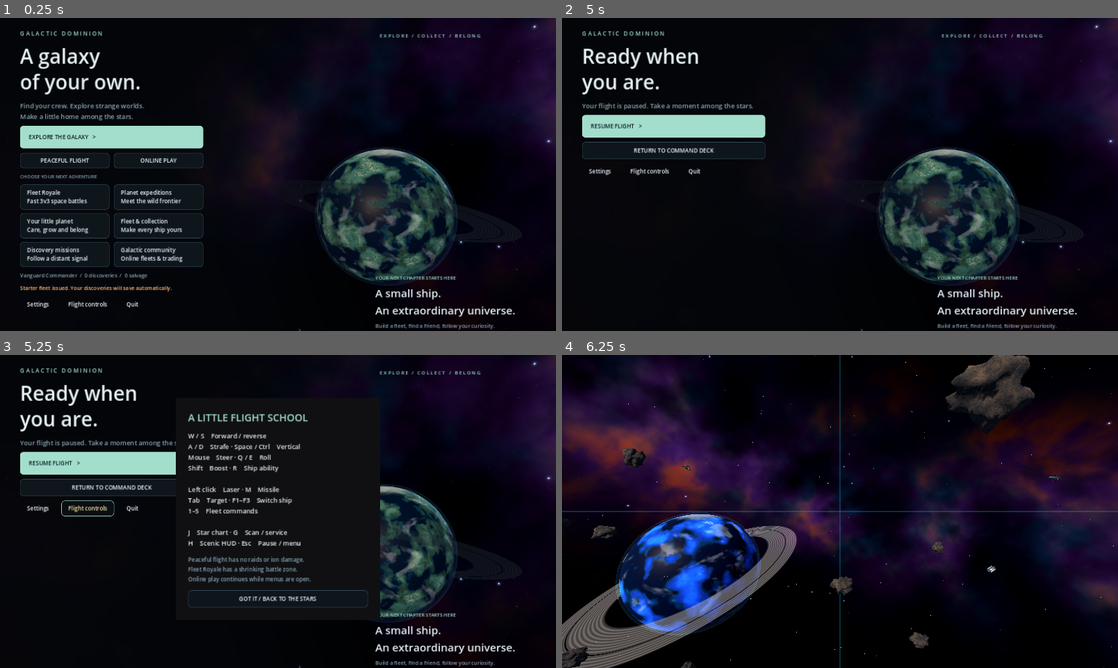
Above: before the commit, frames 1-4 (two rows, left to right).
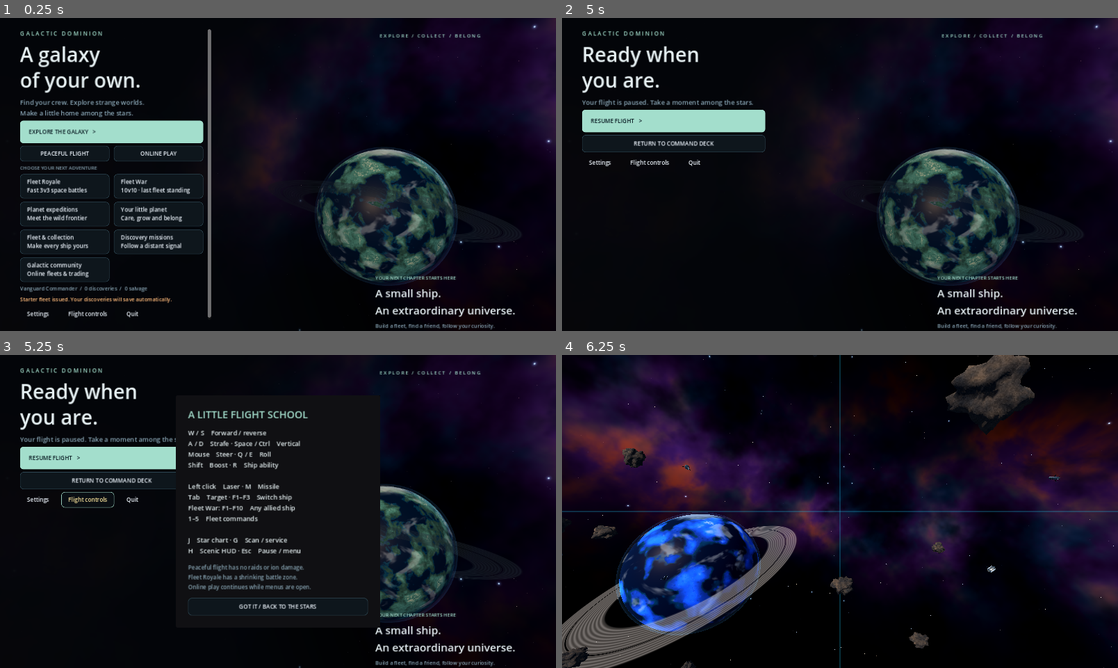
Above: after the commit, the same moments.

Repository: trentsmith/Galactic-Dominion
Game: Godot game, scene res://scenes/main.tscn
The game is run twice, just before and just after one commit, with the same random seed, the same clock (stepped at 60 frames per second) and the same inputs.
Inputs (mouse positions are in pixels of both pictures, inside the frame that each line leads up to):
- Up to frame 1 (0.25 s): no input
- Up to frame 2 (5 s): click "Fleet Royale Fast 3v3 space b…" at 0.5 s; tap Enter at 1.25, 2.75, 4.25 s; move the mouse to (962, 158) at 1.27 s; press the mouse at (962, 158) at 1.28 s; hold E (roll_right) 1.28-2 s; tap R (ability) at 1.35, 4.55 s; release the mouse at (962, 158) at 2 s; tap Space (up) at 2, 3.5 s; drag from (728, 190) to (812, 237) at 2.02 s; move the mouse to (895, 105) at 2.77 s; hold E (roll_right) 2.78-3.5 s; hold M (missile) 2.78-3.5 s; click (895, 105) at 2.92 s; tap G (scan) at 3.05 s; drag from (812, 237) to (673, 127) at 3.52 s; move the mouse to (1006, 221) at 4.27 s; hold Q (roll_left) from 4.28 s (still down); tap Tab (target) at 4.35 s; click (1006, 221) at 4.42 s; tap Escape (pause) at 4.9 s
- Up to frame 3 (5.25 s): release Q (roll_left) at 5 s; click "Flight controls" at 5 s
- Up to frame 4 (6.25 s): click "RESUME FLIGHT >" at 5.75 s

The runs differ from the first frame. In frame 1, 8.5% of the frame differs, in the area x 3-38%, y 3-96%; in frame 2, 3.5%; in frame 3, 7.8%; in frame 4, nothing differs.
Error in both runs: Invalid access to property or key 'starter' on a base object of type 'Resource'. (res://scripts/progression/player_profile.gd:36)

Commit message:
Add 10v10 solo Fleet War elimination mode alongside 3v3

Diff:
--- a/project.godot
+++ b/project.godot
@@ -1,7 +1,7 @@
 config_version=5
 [application]
 config/name="Galactic Dominion"
-config/version="0.25.0"
+config/version="0.26.0"
 run/flush_stdout_on_print=true
 run/main_scene="res://scenes/main.tscn"
 config/features=PackedStringArray("4.3", "GL Compatibility")
@@ -78,6 +78,34 @@
 "deadzone": 0.2,
 "events": [Object(InputEventKey,"physical_keycode":4194334)]
 }
+ship_4={
+"deadzone": 0.2,
+"events": [Object(InputEventKey,"physical_keycode":4194335)]
+}
+ship_5={
+"deadzone": 0.2,
+"events": [Object(InputEventKey,"physical_keycode":4194336)]
+}
+ship_6={
+"deadzone": 0.2,
+"events": [Object(InputEventKey,"physical_keycode":4194337)]
+}
+ship_7={
+"deadzone": 0.2,
+"events": [Object(InputEventKey,"physical_keycode":4194338)]
+}
+ship_8={
+"deadzone": 0.2,
+"events": [Object(InputEventKey,"physical_keycode":4194339)]
+}
+ship_9={
+"deadzone": 0.2,
+"events": [Object(InputEventKey,"physical_keycode":4194340)]
+}
+ship_10={
+"deadzone": 0.2,
+"events": [Object(InputEventKey,"physical_keycode":4194341)]
+}
 command_1={
 "deadzone": 0.2,
 "events": [Object(InputEventKey,"physical_keycode":49)]
--- a/scripts/ai/ship_brain.gd
+++ b/scripts/ai/ship_brain.gd
@@ -74,8 +74,12 @@
   ship.movement.thrust = Vector3.ZERO
 
 func _formation() -> Vector3:
- var side := -1.0 if ship.fleet_slot == 1 else 1.0
- return leader.global_position + leader.global_basis * Vector3(side * 24, 8, 28)
+ var index := ship.fleet_slot
+ # Exclude the leader so every wingmate receives a separate formation slot.
+ if index > leader.fleet_slot:index -= 1
+ var side := -1.0 if index % 2 == 0 else 1.0
+ var row := index / 2 + 1
+ return leader.global_position + leader.global_basis * Vector3(side * (24 + row * 10), 8 + (index % 3) * 12, row * 32)
 
 func _find_target() -> void:
  if command == "attack" and is_instance_valid(commanded_target) and commanded_target.alive:
--- a/scripts/fleet/fleet_manager.gd
+++ b/scripts/fleet/fleet_manager.gd
@@ -10,7 +10,7 @@
 func _unhandled_input(event: InputEvent) -> void:
  if Input.mouse_mode != Input.MOUSE_MODE_CAPTURED:
   return
- for slot in range(3):
+ for slot in range(mini(ships.size(), 10)):
   if event.is_action_pressed("ship_%d" % (slot + 1)):
    switch_to(slot)
  var commands := ["follow", "attack", "defend", "regroup", "retreat"]
--- a/scripts/main.gd
+++ b/scripts/main.gd
@@ -50,6 +50,8 @@
  show_menu()
  if "--free-roam" in arguments:
   start_free_roam()
+ elif "--fleet-war" in arguments:
+  start_fleet_war()
  elif "--battle" in arguments:
   start_battle()
  elif "--sanctuary" in arguments:
@@ -74,7 +76,10 @@
    show_menu(true)
   get_viewport().set_input_as_handled()
 
-func start_battle() -> void:
+func start_fleet_war() -> void:
+ start_battle(10)
+
+func start_battle(size_per_team: int = 3) -> void:
  _clear_surface()
  network.disconnect_session()
  get_tree().paused = false
@@ -84,6 +89,7 @@
   battle.get_parent().remove_child(battle)
   battle.queue_free()
  battle = BattleMatch.new()
+ battle.team_size = size_per_team
  battle.profile = profile
  add_child(battle)
  battle.pilot.sensitivity = sensitivity
--- a/scripts/match/battle_match.gd
+++ b/scripts/match/battle_match.gd
@@ -3,6 +3,8 @@
 signal ended(winner, reason)
 
 const CLASSES = [preload("res://resources/ships/interceptor.tres"), preload("res://resources/ships/skirmisher.tres"), preload("res://resources/ships/guardian.tres")]
+var team_size := 3
+var elimination_only := false
 var ships: Array[CombatShip] = []
 var fleet: FleetManager
 var pilot: PlayerPilot
@@ -26,9 +28,16 @@
 
 func _ready() -> void:
  battle_id = "%d-%d" % [Time.get_ticks_usec(), get_instance_id()]
+ # Network protocol remains six slots; Fleet War is an offline mode.
+ team_size = 10 if team_size == 10 and network_role == "offline" else 3
+ elimination_only = team_size == 10
  var arena := SpaceArena.new()
+ arena.battle_scale = 1.7 if team_size == 10 else 1.0
  add_child(arena)
  zone = BattleZone.new()
+ if team_size == 10:
+  zone.start_radius = 1050.0
+  zone.final_radius = 150.0
  add_child(zone)
  camera = Camera3D.new()
  camera.far = 4000.0
@@ -41,14 +50,14 @@
  fleet.pilot = pilot
  add_child(fleet)
  for team_index in range(2):
-  for slot in range(3):
+  for slot in range(team_size):
    var ship := CombatShip.new()
-   ship.stats = profile.configured_stats(slot) if team_index == 0 and profile != null else CLASSES[slot]
-   if team_index == 0 and profile != null:
+   ship.stats = profile.configured_stats(slot) if team_index == 0 and profile != null and slot < 3 else reinforcement_stats(slot)
+   if team_index == 0 and profile != null and slot < 3:
     var crew := CollectionCatalog.find(str(profile.loadouts[slot].crew))
     ship.crew_name = crew.display_name if crew != null else "Unassigned"
-   if preconfigured_stats.size() == 6:
-    ship.stats = preconfigured_stats[team_index * 3 + slot]
+   if preconfigured_stats.size() == team_size * 2:
+    ship.stats = preconfigured_stats[team_index * team_size + slot]
    if team_index == 1 and network_role == "offline":
     ship.stats = ship.stats.duplicate(true)
     ship.stats.hull*=.85;ship.stats.shield*=.85
@@ -59,6 +68,8 @@
    ship.fleet_slot = slot
    ship.callsign = ("Vanguard" if team_index == 0 else "Ravager") + " %d" % (slot + 1)
    ship.position = Vector3((slot - 1) * 40.0, slot * 12.0, 230.0 if team_index == 0 else -230.0)
+   if team_size == 10:
+    ship.position = Vector3((slot % 5 - 2) * 65.0, (slot / 5) * 65.0 - 32.5, (410.0 + (slot / 5) * 75.0) * (1 if team_index == 0 else -1))
    if team_index == 1:
     ship.rotation.y = PI
    add_child(ship)
@@ -77,6 +88,9 @@
  fleet.switch_to(0)
  pilot.ship.targeting.cycle()
  fleet.issue_command("attack" if network_role=="offline" else "follow")
+ if team_size == 10:
+  # Start separate dogfights instead of assigning nine escorts to one opponent.
+  for ally in fleet.ships:ally.brain.commanded_target = null
  hud = BattleHUD.new()
  hud.battle = self
  add_child(hud)
@@ -103,7 +117,7 @@
  elapsed += delta
  update_auras()
  zone.tick(delta, ships)
- if elapsed >= max_duration:
+ if elapsed >= max_duration and not elimination_only:
   var scores := [0.0, 0.0]
   for ship in ships:
    if ship.alive:
@@ -164,3 +178,9 @@
 
 func local_team() -> int:
  return pilot.ship.team if is_instance_valid(pilot.ship) else 0
+
+func reinforcement_stats(slot: int) -> ShipStats:
+ if slot < 3:
+  return CLASSES[slot]
+ var support_classes := [CLASSES[0], CLASSES[1], CLASSES[2], preload("res://resources/ships/bomber.tres"), preload("res://resources/ships/support.tres")]
+ return support_classes[(slot - 3) % support_classes.size()]
--- a/scripts/online/online_session.gd
+++ b/scripts/online/online_session.gd
@@ -89,14 +89,14 @@
 func _connected() -> void:
  loading_connection=true;_set_peer_timeout(1,true)
  peer_id = multiplayer.get_unique_id()
- authenticate.rpc_id(1, str(get_meta("ticket", "")), str(ProjectSettings.get_setting("application/config/version", "0.25.0")))
+ authenticate.rpc_id(1, str(get_meta("ticket", "")), str(ProjectSettings.get_setting("application/config/version", "0.26.0")))
 
 @rpc("any_peer", "call_remote", "reliable")
 func authenticate(ticket: String, version: String = "") -> void:
  if not server_mode:
   return
  var sender := multiplayer.get_remote_sender_id()
- if version != str(ProjectSettings.get_setting("application/config/version", "0.25.0")):
+ if version != str(ProjectSettings.get_setting("application/config/version", "0.26.0")):
   reject.rpc_id(sender, "Different game build. Download the same version as the server.")
   multiplayer.multiplayer_peer.disconnect_peer(sender)
   return
--- a/scripts/ui/command_deck.gd
+++ b/scripts/ui/command_deck.gd
@@ -38,7 +38,7 @@
  row.add_child(scroll)
  var column := VBoxContainer.new()
  column.custom_minimum_size.x = 422
- column.add_theme_constant_override("separation",10)
+ column.add_theme_constant_override("separation",6)
  scroll.add_child(column)
  _label(column,"G A L A C T I C   D O M I N I O N",13,MINT)
  var title := _label(column,"Ready when\nyou are." if paused else "A galaxy\nof your own.",46,INK)
@@ -54,6 +54,7 @@
   _label(column,"CHOOSE YOUR NEXT ADVENTURE",11,MUTED)
   var modes := GridContainer.new();modes.columns=2;modes.add_theme_constant_override("h_separation",10);modes.add_theme_constant_override("v_separation",8);column.add_child(modes)
   _mode(modes,"BattleButton","Fleet Royale","Fast 3v3 space battles",host.start_battle)
+  _mode(modes,"FleetWarButton","Fleet War","10v10 · last fleet standing",host.start_fleet_war)
   _mode(modes,"PlanetsButton","Planet expeditions","Meet the wild frontier",host.show_planets)
   _mode(modes,"SanctuaryButton","Your little planet","Care, grow and belong",host.show_sanctuary)
   _mode(modes,"HangarButton","Fleet & collection","Make every ship yours",host.show_hangar)
@@ -116,7 +117,7 @@
  parent.add_child(button);return button
 
 func _mode(parent: Node,id: String,title: String,detail: String,callback: Callable) -> void:
- var button:=_button(parent,id,title+"\n"+detail,callback,58)
+ var button:=_button(parent,id,title+"\n"+detail,callback,50)
  button.custom_minimum_size.x=204;button.alignment=HORIZONTAL_ALIGNMENT_LEFT
  button.size_flags_horizontal=Control.SIZE_EXPAND_FILL
 
@@ -137,7 +138,7 @@
  controls_popup.add_child(margin)
  var column:=VBoxContainer.new();column.add_theme_constant_override("separation",14);margin.add_child(column)
  _label(column,"A LITTLE FLIGHT SCHOOL",23,MINT)
- _label(column,"W / S    Forward / reverse\nA / D    Strafe  …(132 unchanged characters)… \nTab    Target · F1–F3    Switch ship\n1–5    Fleet commands\n\nJ    Star chart …(70 unchanged characters)…
+ _label(column,"W / S    Forward / reverse\nA / D    Strafe  …(132 unchanged characters)… \nTab    Target · F1–F3    Switch ship\nFleet War: F1–F10    Any allied ship\n1–5    Fleet commands\n\nJ    Star chart …(70 unchanged characters)…
  _label(column,"Peaceful flight has no raids or ion damage.\nFleet Royale has a shrinking battle zone.\nOnline play continues while menus are open.",13,MUTED)
  _button(column,"CloseControlsButton","GOT IT / BACK TO THE STARS",func():controls_popup.hide(),40)
  controls_popup.popup_centered(Vector2i(470,520))
--- a/scripts/ui/hud.gd
+++ b/scripts/ui/hud.gd
@@ -54,7 +54,10 @@
  for ship in battle.ships:
   stats.text += "%s (%s)   %d    %d    %d%%
 " % [ship.callsign, ship.stats.class_name_text, ship.kills, int(ship.damage_dealt), int(100.0 * ship.hits / maxf(1, ship.shots))]
- column.add_child(stats)
+ var scroll := ScrollContainer.new()
+ scroll.custom_minimum_size = Vector2(600, 220 if battle.ships.size() > 6 else 160)
+ column.add_child(scroll)
+ scroll.add_child(stats)
  if battle.profile != null:
   var loot := Label.new()
   loot.text = "DISCOVERY SALVAGE  /  " + battle.reward_summary + "\n"
@@ -79,7 +82,7 @@
  var replay := Button.new()
  replay.text = "DEPLOY AGAIN"
  replay.custom_minimum_size.y = 42
- replay.pressed.connect(battle.get_parent().start_battle)
+ replay.pressed.connect(battle.get_parent().start_battle.bind(battle.team_size))
  column.add_child(replay)
  var menu := Button.new()
  menu.text = "MAIN MENU"
--- a/scripts/ui/hud_painter.gd
+++ b/scripts/ui/hud_painter.gd
@@ -43,13 +43,13 @@
   if candidate.alive and candidate.team != ship.team: opponents += 1
  panel(Rect2(Vector2(24, 22), Vector2(285, 84)))
  text(Vector2(42, 48), "GALACTIC DOMINION", CYAN, 19)
- text(Vector2(42, 72), "FREE ROAM / OPEN SPACE" if free_roam else "FLEET ROYALE  /  VANGUARD", MUTED, 13)
+ text(Vector2(42, 72), "FREE ROAM / OPEN SPACE" if free_roam else "FLEET WAR  /  10v10" if battle.team_size == 10 else "FLEET ROYALE  /  VANGUARD", MUTED, 13)
  text(Vector2(42, 93), "ALLIES %d / HOSTILES %d" % [battle.living(battle.local_team()), opponents], Color.WHITE, 15)
  panel(Rect2(Vector2(width / 2 - 130, 22), Vector2(260, 61)))
  var exploring := battle is ExplorationMatch
- var remaining := maxi(0, 480 - int(battle.elapsed))
+ var remaining := maxi(0, int(battle.max_duration) - int(battle.elapsed))
  text(Vector2(width / 2 - 104, 48), "FREE ROAM" if free_roam else "EXPLORATION" if exploring else "%02d:%02d   /   ZONE %dm" % [remaining / 60, remaining % 60, int(battle.zone.radius)], CYAN, 20)
- text(Vector2(width / 2 - 98, 70), "G SERVICE / J STAR CHART" if free_roam else "FREE FLIGHT / G SCAN / J MAP" if exploring else "CONTRACTING" if battle.elapsed > 30 else "CONTRACTION IN %ds" % int(30 - battle.elapsed), MUTED, 12)
+ text(Vector2(width / 2 - 98, 70), "G SERVICE / J STAR CHART" if free_roam else "FREE FLIGHT / G SCAN / J MAP" if exploring else "FINAL COLLAPSE / NO RESPAWNS" if battle.elimination_only and battle.elapsed >= 480 else "CONTRACTING" if battle.elapsed > 30 else "CONTRACTION IN %ds" % int(30 - battle.elapsed), MUTED, 12)
  panel(Rect2(Vector2(24, height - 200), Vector2(320, 176)))
  text(Vector2(42, height - 174), "%s  /  %s" % [ship.callsign.to_upper(), ship.stats.class_name_text.to_upper()], CYAN, 16)
  bar(Vector2(42, height - 145), "HULL INTEGRITY", ship.health.hull, ship.health.max_hull, Color(0.6, 0.9, 0.65))
@@ -63,7 +63,7 @@
  text(Vector2(width - 300, height - 87), "R   %s" % ship.stats.ability.to_upper(), CYAN, 15)
  text(Vector2(width - 300, height - 61), "ACTIVE %.1fs" % ship.ability_remaining if ship.ability_remaining > 0 else ("READY" if ship.ability_cooldown <= 0 else "RECHARGING %.1fs" % ship.ability_cooldown), MUTED, 13)
  text(Vector2(width - 300, height - 35), "ESC   PAUSE / SETTINGS", MUTED, 13)
- panel(Rect2(Vector2(width - 320, 22), Vector2(296, 128)))
+ panel(Rect2(Vector2(width - 320, 22), Vector2(296, 58 + battle.fleet.ships.size() * 25)))
  text(Vector2(width - 300, 47), "FLEET  /  %s" % battle.fleet.current_command.to_upper(), CYAN, 16)
  for ally in battle.fleet.ships:
   var y := 72.0 + ally.fleet_slot * 25.0
--- a/scripts/world/arena.gd
+++ b/scripts/world/arena.gd
@@ -1,5 +1,6 @@
 class_name SpaceArena
 extends Node3D
+var battle_scale := 1.0
 var open_space := false
 var star_radius := 1700.0
 var arena_seed := 81023
@@ -41,14 +42,15 @@
  add_child(stars)
  if open_space: return
  SpaceEnvironmentArt.planet(self,Vector3(-1100,-450,-1600),430,Color(0.04,0.25,0.75),float(arena_seed),true)
- for index in range(34):
+ for index in range(int(34 * battle_scale)):
   var position := Vector3(rng.randf_range(-420, 420), rng.randf_range(-160, 160), rng.randf_range(-320, 320))
   if absf(position.x) < 55 and absf(position.y) < 45:
    position.y += 90
-  _asteroid(position, rng.randf_range(6, 22), rng)
- for index in range(22):
+  _asteroid(position * battle_scale, rng.randf_range(6, 22), rng)
+ for index in range(int(22 * battle_scale)):
   var debris := Node3D.new()
   debris.position = Vector3(rng.randf_range(-360, 360), rng.randf_range(-140, 140), rng.randf_range(-300, 300))
+  debris.position *= battle_scale
   debris.rotation = Vector3(rng.randf() * PI, rng.randf() * PI, rng.randf() * PI)
   add_child(debris)
   SceneryArt.wreck(debris,Vector3(rng.randf_range(2,5),1,rng.randf_range(4,9)))
--- a/scripts/world/battle_zone.gd
+++ b/scripts/world/battle_zone.gd
@@ -1,11 +1,14 @@
 class_name BattleZone
 extends Node3D
 
+var start_radius := 600.0
+var final_radius := 95.0
 var radius := 600.0
 var elapsed := 0.0
 var rings: Array[MeshInstance3D] = []
 
 func _ready() -> void:
+ radius = start_radius
  for axis in range(3):
   var mesh := MeshInstance3D.new()
   var torus := TorusMesh.new()
@@ -28,13 +31,16 @@
 
 func tick(delta: float, ships: Array[CombatShip]) -> void:
  elapsed += delta
- radius = lerpf(600.0, 95.0, clampf((elapsed - 30.0) / 420.0, 0.0, 1.0))
+ radius = lerpf(start_radius, final_radius, clampf((elapsed - 30.0) / 420.0, 0.0, 1.0))
+ # Fleet War ends by elimination: after eight minutes even the centre becomes unsafe.
+ if start_radius > 600.0 and elapsed > 480.0:
+  radius = maxf(0.0, final_radius * (1.0 - (elapsed - 480.0) / 30.0))
  for ring in rings:
   ring.scale = Vector3.ONE * radius
  for ship in ships:
   if not ship.alive:
    continue
-  if ship.global_position.length() > radius:
+  if ship.global_position.length() > radius or (start_radius > 600.0 and elapsed >= 510.0):
    ship.outside_time += delta
    ship.health.damage((8.0 + ship.outside_time * 2.0) * delta, null)
   else:
--- /dev/null
+++ b/tests/fleet_war_test.gd
@@ -0,0 +1,70 @@
+extends SceneTree
+var failures := 0
+var checks := 0
+func _initialize() -> void:call_deferred("run")
+func check(value: bool, message: String) -> void:
+ checks += 1
+ if not value:failures += 1;push_error(message)
+ else:print("PASS: " + message)
+func freeze(battle: BattleMatch) -> void:
+ battle.set_physics_process(false)
+ battle.pilot.set_physics_process(false)
+ for ship in battle.ships:ship.set_physics_process(false)
+func run() -> void:
+ var main: Node = load("res://scenes/main.tscn").instantiate()
+ main.profile_path = "user://fleet-war-test.json"
+ root.add_child(main)
+ await process_frame
+ var card := main.menu.find_child("FleetWarButton",true,false) as Button
+ check(card != null,"Fleet War can be launched from the menu")
+ card.pressed.emit()
+ await process_frame
+ var battle: BattleMatch = main.battle
+ freeze(battle)
+ check(battle.ships.size() == 20 and battle.living(0) == 10 and battle.living(1) == 10,"Fleet War spawns ten ships per team")
+ check(battle.zone.radius == 1050 and battle.elimination_only,"Fleet War has an enlarged elimination arena")
+ var classes := {}
+ for ship in battle.fleet.ships:classes[ship.stats.class_name_text] = true
+ check(classes.size() == 5,"Reinforcements include all five ship classes")
+ check(main.profile.loadouts.size() == 3,"Reinforcements do not alter persistent three-ship loadouts")
+ var key := InputEventKey.new()
+ key.physical_keycode = KEY_F10
+ key.pressed = true
+ check(key.is_action_pressed("ship_10"),"F10 maps to the tenth fleet slot")
+ # Headless display cannot capture the mouse; validate switching separately.
+ battle.fleet.switch_to(9)
+ check(battle.pilot.ship == battle.fleet.ships[9] and battle.fleet.ships[0].player_controlled == false,"Player can take control of a reinforcement and release the previous ship to AI")
+ var formation_positions := {}
+ for ship in battle.fleet.ships:
+  if ship != battle.pilot.ship:formation_positions[ship.brain._formation()] = true
+ check(formation_positions.size() == 9,"Every wingmate has a distinct formation position")
+ battle.elapsed = 479.99
+ battle._physics_process(.02)
+ check(not battle.finished,"Eight-minute Fleet War deadline does not award a hull-score victory")
+ battle.zone.elapsed = 510
+ for ship in battle.ships:ship.position = Vector3.ZERO
+ var health_before := battle.ships[0].health.hull + battle.ships[0].health.shield
+ battle.zone.tick(.1,battle.ships)
+ check(battle.ships[0].health.hull + battle.ships[0].health.shield < health_before,"Final collapse damages even ships at the centre")
+ # Kill the controlled ship: automatic replacement must cover all ten slots.
+ battle.pilot.ship.health.damage(10000,null)
+ check(battle.pilot.ship.alive and battle.pilot.ship.fleet_slot != 9,"Destroyed controlled reinforcements automatically transfer control")
+ for ship in battle.ships:
+  if ship.team == 1 and ship.fleet_slot < 9:ship.health.damage(10000,null)
+ check(not battle.finished and battle.living(1) == 1,"One remaining opponent keeps elimination running without respawns")
+ battle.ships[19].health.damage(10000,null)
+ check(battle.finished and battle.winner == 0 and battle.living(1) == 0,"Last enemy destruction ends the twenty-ship battle")
+ check(battle.hud.results != null,"Twenty-ship results screen is created")
+ var buttons := battle.hud.results.find_children("", "Button", true, false)
+ for button in buttons:
+  if button.text == "DEPLOY AGAIN":button.pressed.emit();break
+ await process_frame
+ check(main.battle.team_size == 10 and main.battle.ships.size() == 20,"Deploy Again preserves the 10v10 mode")
+ main.start_battle()
+ await process_frame
+ freeze(main.battle)
+ check(main.battle.ships.size() == 6 and not main.battle.elimination_only,"Standard 3v3 remains available")
+ main.queue_free()
+ await process_frame
+ print("FLEET_WAR_TEST: %d checks, %d failures" % [checks,failures])
+ quit(1 if failures else 0)
--- a/tests/solo_skirmish_test.gd
+++ b/tests/solo_skirmish_test.gd
@@ -3,7 +3,7 @@
 func run() -> void:
  var main: Node=load("res://scenes/main.tscn").instantiate();main.profile_path="user://solo-skirmish-test.json";root.add_child(main)
  await process_frame
- main.start_battle()
+ main.start_battle(10 if "--fleet-war" in OS.get_cmdline_user_args() else 3)
  var battle: BattleMatch=main.battle;battle.max_duration=90
  battle.pilot.set_physics_process(false);battle.pilot.ship.player_controlled=false
  battle.fleet.control_changed.connect(func(ship):ship.player_controlled=false)
Not shown, changed: export_presets.cfg
Not shown, changed: .github/workflows/desktop-release.yml
Not shown, changed: CHANGELOG.md
Not shown, changed: docs/RELEASE.md
